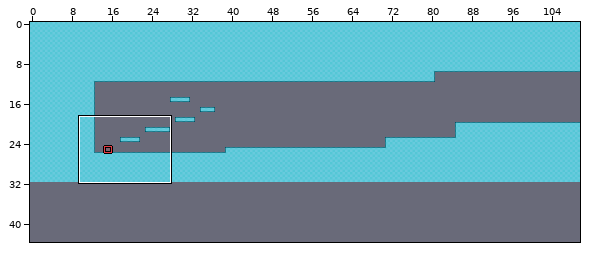
Two versions of a level (LDtk project, assets/enter_the_dreamer.ldtk). The first picture is a wide view before the edit; the outline marks the close-up.
Close-up. Before the edit:
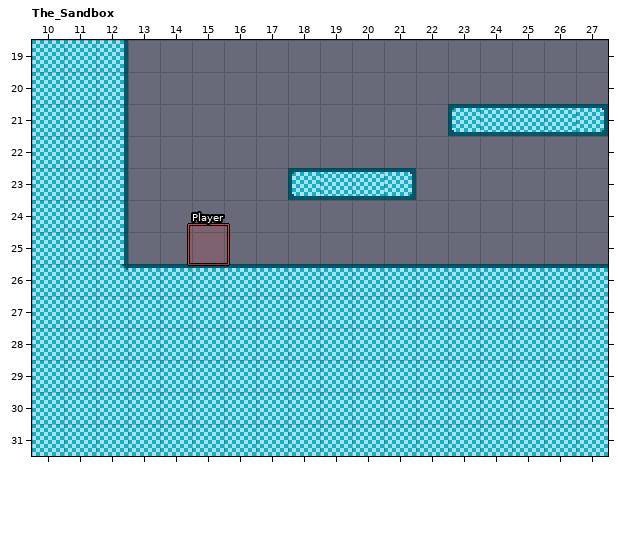
Cells are 16x16 px. Shown: The_Sandbox x 10..27, y 19..31. The commit also changed other parts of the map, which this record leaves out. The old version is drawn lined up with the new one.
Now the later version:
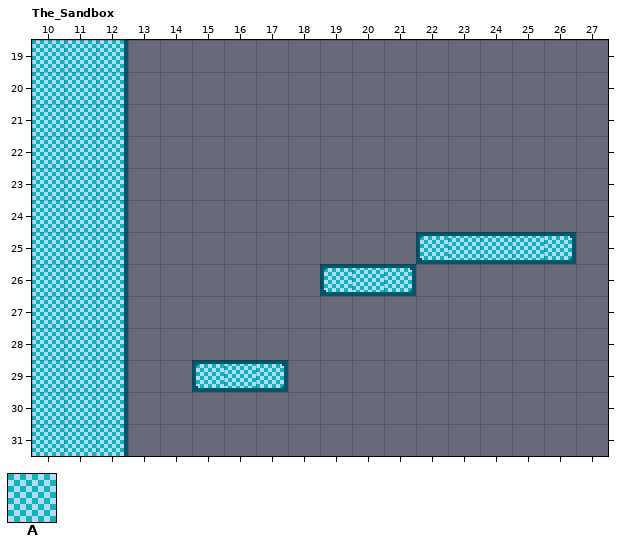
Key: from "Auto_Tiles": A 1 "Wall".
_ is an empty cell.
Objects are placed by their top-left corner, in cells (3,4 is the top-left corner of cell 3,4); size is 1x1 cell unless given.
Tiles replaced or removed in this view: A.
Difference:
Changed rows in their new state; . is an unchanged cell.
map size 116x32 -> 128x44 cells
Layer "Auto_Tiles":
first column x 13:
21 .........._____
23 .....____......
25 .........AAAAA.
26 ______...______
27 _______________
28 _______________
29 __...__________
30 _______________
31 _______________
Layer "Entities":
changed: "Player" rectangle at 14.9,24.8 size 1.2x1.2 -> outside this view
